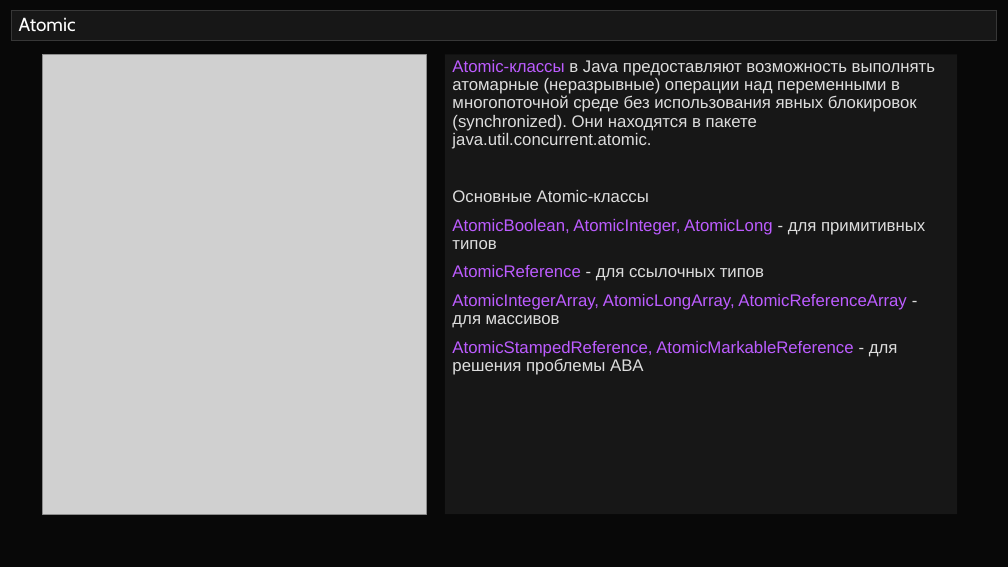
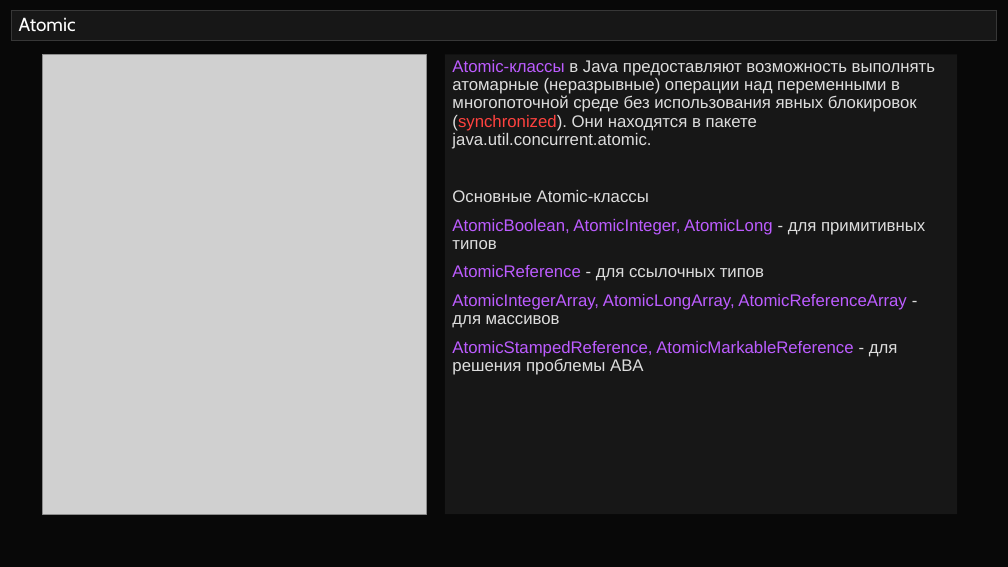
Before and after one commit to semusv/SIB_Concurrent, a slide deck: slide 2 of Concurrent_v1.pptx. Drawn at 1008x567 pixels with LibreOffice and Linux fonts; fonts in the diff are those of the drawing; grey boxes stand for pictures. Boxes give left, top, right and bottom in pixels: in the first picture for what was removed or moved away, otherwise in the second. Text is boxed around its words. In the diff, an @@ line names an element or a change of style, - is before the commit and + after.

Commit message:
еще раз прошел по презе и примерам. Много чего переделал

```diff
--- a/Concurrent_v1.pptx
+++ b/Concurrent_v1.pptx
@@ text in rectangle at (452,60,935,149): text colour #DDDDDD to #FF423F in "(synchronized)." @@
```
Also in this commit, not shown: 2 other slides changed, 1 slide added, 33 other files.
